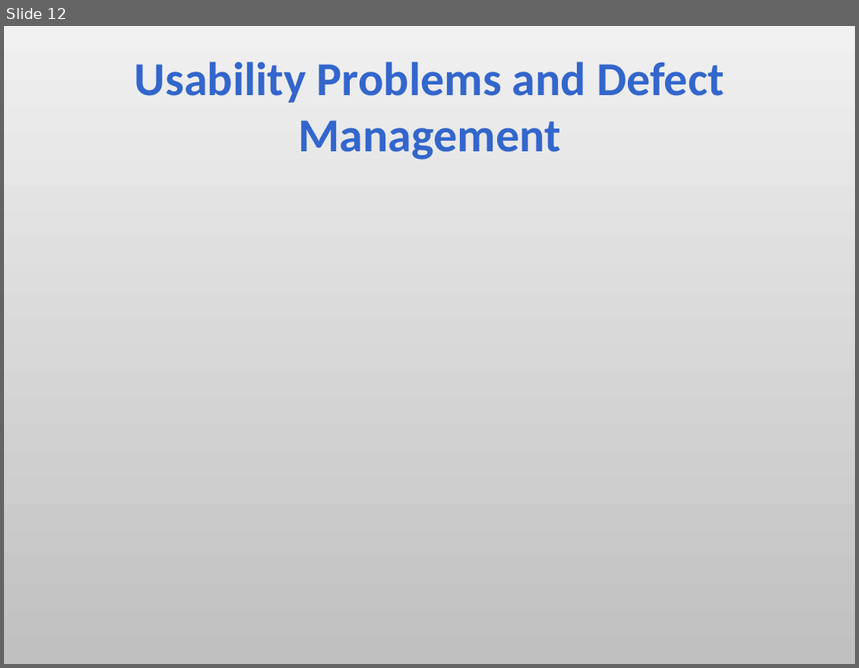
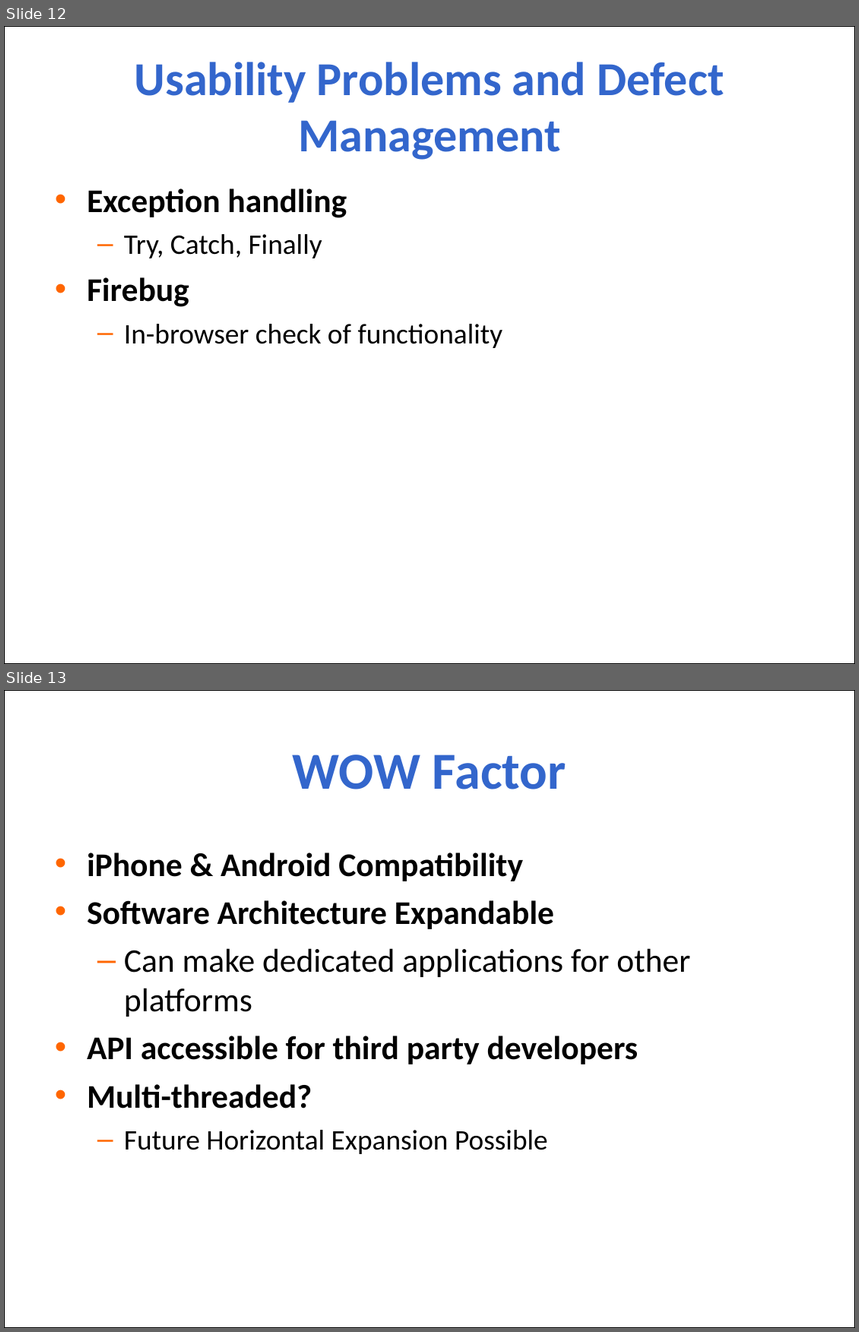
Before and after one commit to aajackson/Creepers, a slide deck: Documentation/MyFavs Presentation.ppt. Shown one above the other, each under a label of ours: slide 12 before the commit, slides 12 and 13 after it. The pictures are 859x668 and 859x1332 pixels, drawn with LibreOffice and Linux fonts; fonts in the diff are those of the drawing; background and template pictures are left out. Boxes give left, top, right and bottom in pixels: in the first picture for what was removed or moved away, otherwise in the second. Text is boxed around its words. In the diff, an @@ line names an element or a change of style, - is before the commit and + after.

Commit message:
Updated Powerpoint: Added theme & content

```diff
--- a/Documentation/MyFavs Presentation.ppt
+++ b/Documentation/MyFavs Presentation.ppt
@@ slide 13 added at <box>4,690,855,1328</box>, background picture (left out) @@
@@ rectangle added at <box>4,690,855,1328</box>, fill #FFFFFF at 80% opacity, outline #000000 0.74 pt @@
@@ title added at <box>293,755,566,790</box>, 44 pt, text #3366CC, bold @@
+WOW Factor
@@ text added at <box>87,853,690,1154</box>, 28 pt, text #000000, bold @@
+• iPhone & Android Compatibility
+• Software Architecture Expandable
+  – Can make dedicated applications for other platforms
+• API accessible for third party developers
+• Multi-threaded?
+  – Future Horizontal Expansion Possible
@@ slide 12 changed as well @@
@@ background gradient #F0F0F0 to #C0C0C0 to picture (left out) @@
@@ rectangle added at <box>4,26,855,664</box>, fill #FFFFFF at 80% opacity, outline #000000 0.74 pt @@
@@ text added at <box>87,189,503,348</box>, 24 pt, text #000000 @@
+• Exception handling
+  – Try, Catch, Finally
+• Firebug
+  – In-browser check of functionality
```
Also in this commit, not shown: 11 other slides changed, 1 other slide added, 2 slides removed.
